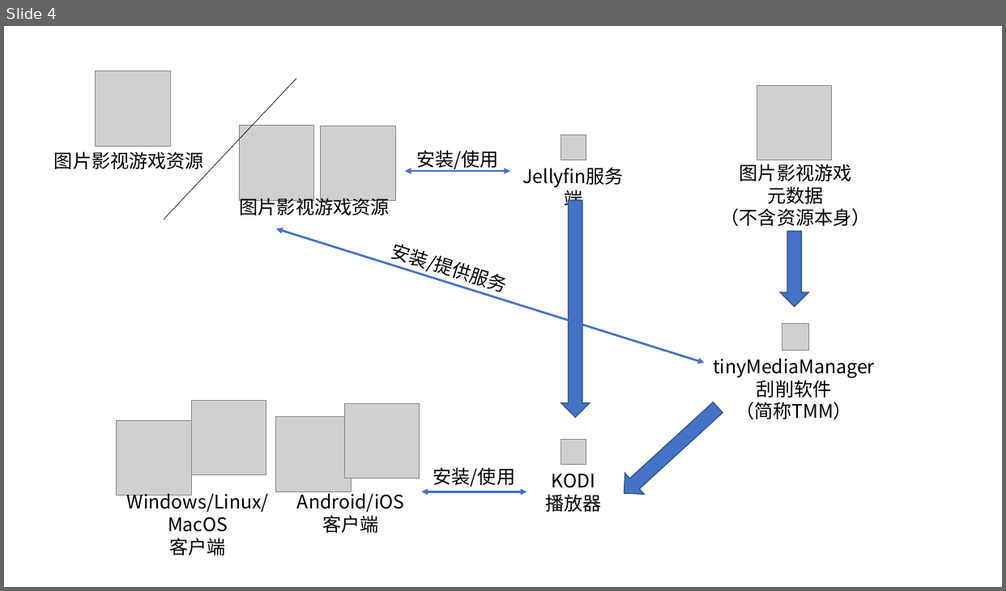
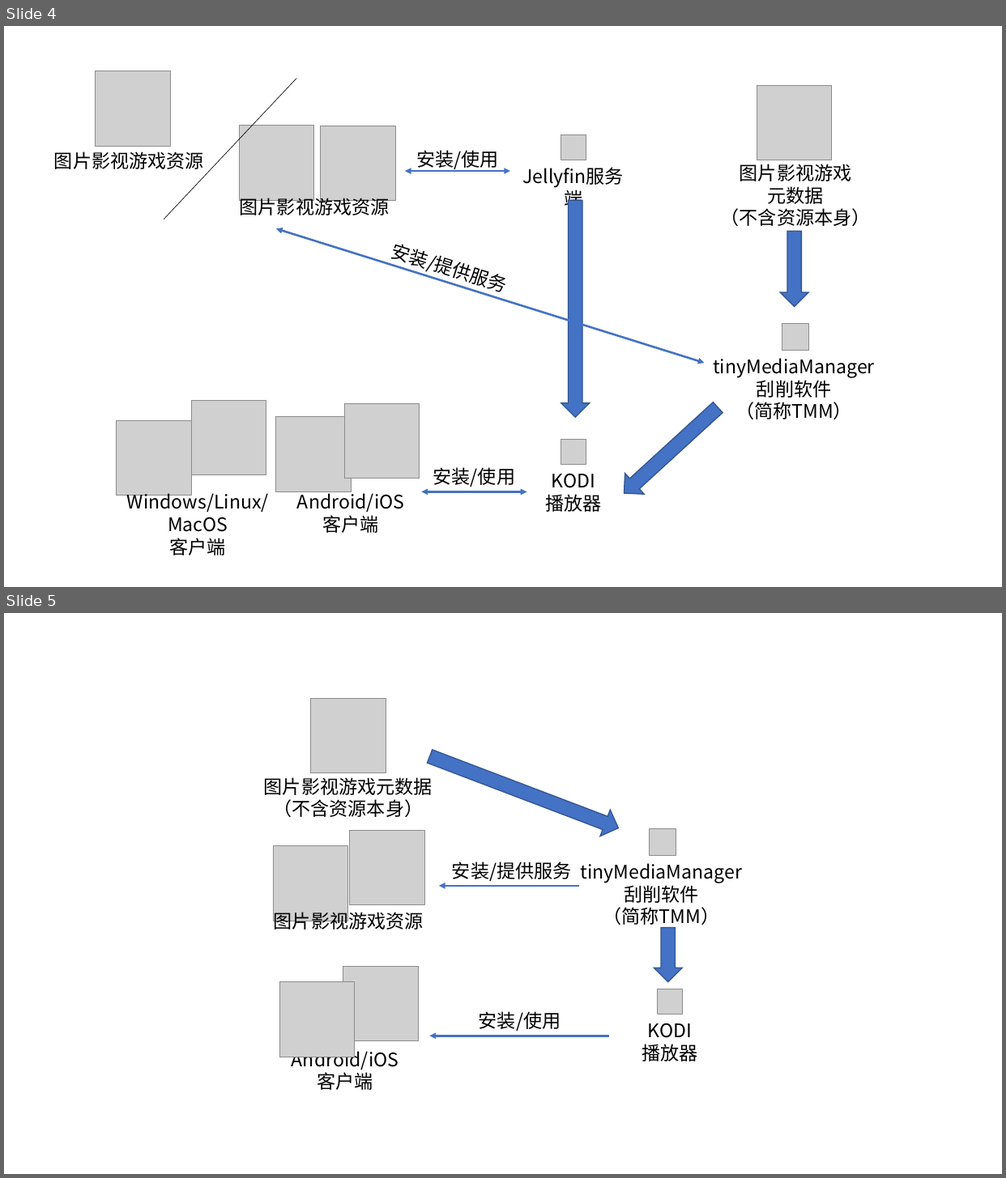
Before and after one commit to panxibei/writing, a slide deck: 55_系统运维/202212121624_入门自建免费家庭影院系统，新手小白不得不搞懂的几个概念/Jellyfin+KODI+TMM.pptx. Shown one above the other, each under a label of ours: slide 4 before the commit, slides 4 and 5 after it. The pictures are 1006x591 and 1006x1178 pixels, drawn with LibreOffice and Linux fonts; fonts in the diff are those of the drawing; grey boxes stand for pictures. Boxes give left, top, right and bottom in pixels: in the first picture for what was removed or moved away, otherwise in the second. Text is boxed around its words. In the diff, an @@ line names an element or a change of style, - is before the commit and + after.

```diff
--- a/55_系统运维/202212121624_入门自建免费家庭影院系统，新手小白不得不搞懂的几个概念/Jellyfin+KODI+TMM.pptx
+++ b/55_系统运维/202212121624_入门自建免费家庭影院系统，新手小白不得不搞懂的几个概念/Jellyfin+KODI+TMM.pptx
@@ slide 5 added at [4, 613, 1002, 1174], background #FFFFFF @@
@@ picture added at [311, 698, 386, 773] @@
@@ right arrow added at [424, 743, 624, 842], fill #4472C4, outline #325491 1 pt @@
@@ text added at [264, 777, 432, 817], 18 pt, text #000000 @@
+图片影视游戏元数据
+（不含资源本身）
@@ picture added at [350, 831, 424, 905] @@
@@ picture added at [650, 829, 676, 856] @@
@@ picture added at [274, 845, 348, 921] @@
@@ text added at [452, 862, 572, 881], 18 pt, text #000000 @@
+安装/提供服务
@@ text added at [581, 863, 743, 928], 18 pt, text #000000 @@
+tinyMediaManager
+刮削软件
+（简称TMM）
@@ arrow added from (579, 886) to (439, 886), #4472C4 2 pt @@
@@ text added at [274, 909, 424, 933], 18 pt, text #000000 @@
+图片影视游戏资源
@@ right arrow added at [654, 928, 683, 982], fill #4472C4, outline #325491 1 pt @@
@@ picture added at [343, 966, 418, 1041] @@
@@ picture added at [279, 982, 355, 1057] @@
@@ picture added at [658, 990, 682, 1014] @@
@@ text added at [479, 1012, 560, 1031], 18 pt, text #000000 @@
+安装/使用
@@ text added at [641, 1023, 697, 1062], 18 pt, text #000000 @@
+KODI
+播放器
@@ text added at [292, 1047, 399, 1090], 18 pt, text #000000 @@
+Android/iOS
+客户端
@@ arrow added from (609, 1036) to (430, 1036), #4472C4 2 pt @@
```
Also in this commit, not shown: 6 other files.
